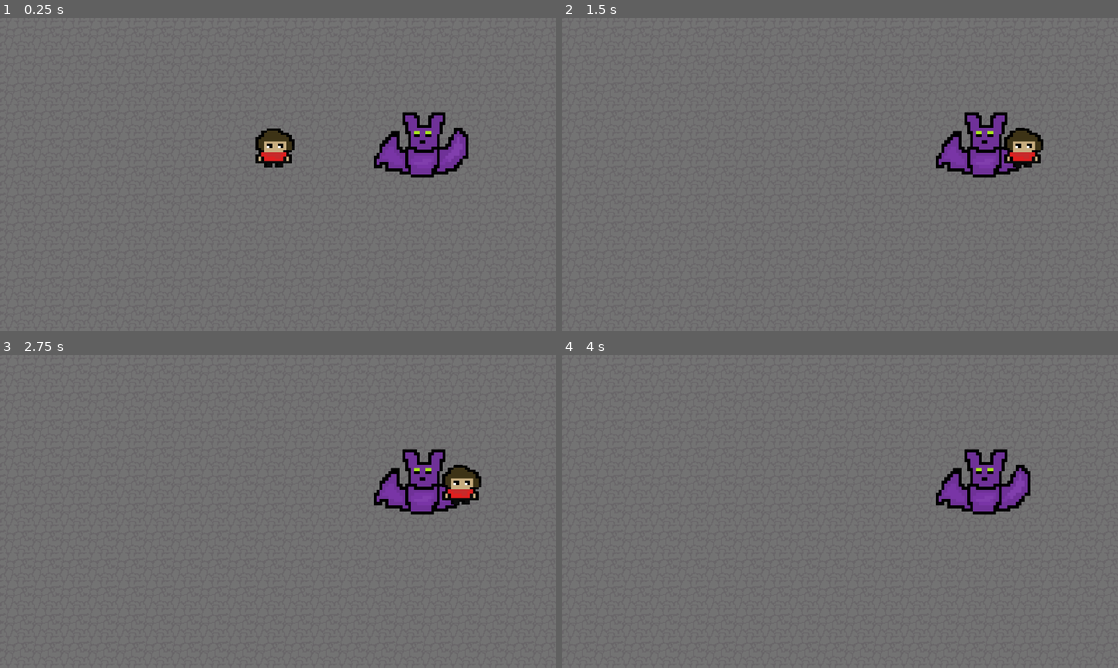
Above: before the commit, frames 1-4 (two rows, left to right).
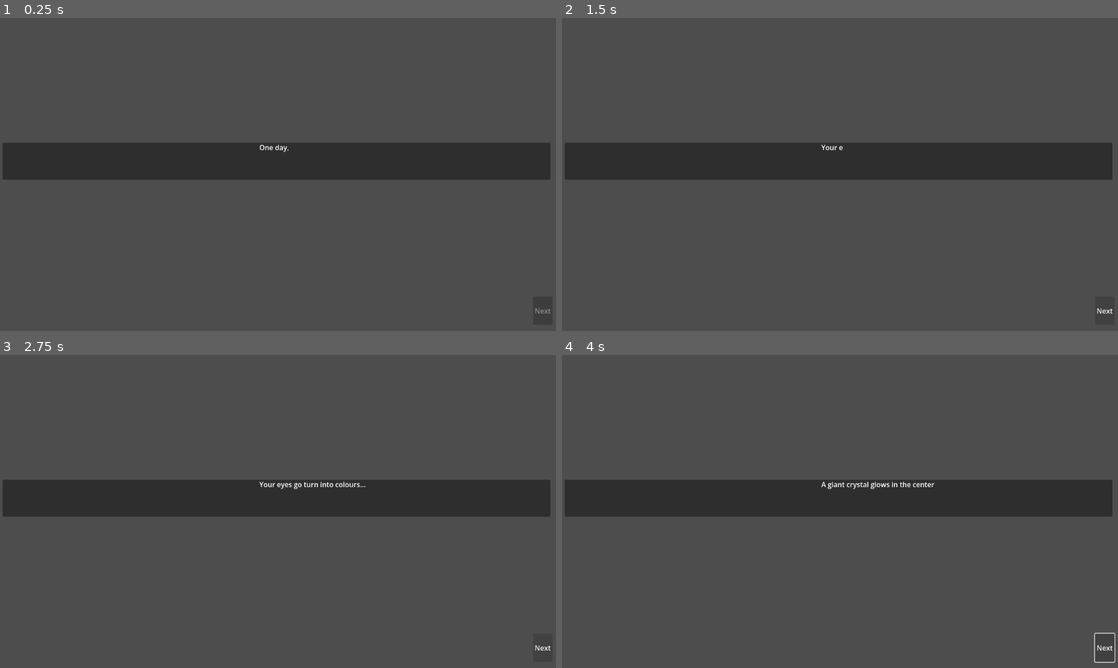
Above: after the commit, the same moments.

Repository: eyedecay/ember
Game: Godot game, scene res://scenes/control.tscn
Two runs of this game, one before a commit and one after it. Both use one fixed random seed, a clock stepped at 60 frames per second and the inputs below. Before the commit the project starts from res://scenes/game.tscn.
Inputs (mouse positions are in pixels of both pictures, inside the frame that each line leads up to):
- Up to frame 1 (0.25 s): no input
- Up to frame 2 (1.5 s): tap Enter at 0.5 s; hold Right (ui_right) 0.53-1.25 s; tap Alt at 0.6 s; click (1106, 312) at 1.25 s, where only the run after the commit has a clickable "Next"
- Up to frame 3 (2.75 s): click (544, 649) at 2 s, where only the run after the commit has a clickable "Next"
- Up to frame 4 (4 s): tap Space at 2.75 s; hold Down (ui_down) 2.78-3.53 s; tap Shift at 2.85 s; hold Right (ui_right) from 3.53 s (still down); tap Alt at 3.6 s

The runs differ from the first frame. In frame 1, 100% of the frame differs, in the area x 0-100%, y 0-100%; in frame 2, 100%; in frame 3, 100%; in frame 4, 100%.

Commit message:
FEAT: STARTING SCENE FINALLY AHH IT LOOKS SO BAD

Diff:
--- /dev/null
+++ b/control.gd
@@ -0,0 +1,65 @@
+extends Control
+
+#starting dialogue scene
+var dialogue = [
+	"One day, you have a dream...",
+	"Your eyes go turn into colours...",
+	"A giant crystal glows in the center of your view",
+	"Suddenly, your mind goes blank",
+]
+
+var index = 0
+var typing = false
+var char_delay = 0.02
+
+@onready var label = $Panel/Label
+@onready var next_button = $next_button
+
+func show_line(line_index):
+	"""
+	Shows line
+	Args:
+		line_index (int)
+	"""
+	typing = true
+	label.text = ""
+	var text = dialogue[line_index]
+	await typewriter(text)
+
+#typewriter effect
+func typewriter(text):
+	"""
+	Typewrite effect
+	Args:
+		text (str)
+	"""
+	for i in range(1, text.length() + 1):
+		label.text = text.substr(0,i)
+		await get_tree().create_timer(char_delay).timeout
+	typing = false
+	next_button.disabled = false
+func _ready():
+	"""
+	shows text
+	"""
+	if next_button == null:
+		push_error("UHH")
+	else:
+		print("AHH", next_button)
+	#next_button.disabled = true
+	show_line(index)
+
+func _on_next_button_pressed():
+	"""
+	moves on to game scene
+	"""
+	if typing:
+		label.text = dialogue[index]
+		next_button.disabled = false
+		typing = false
+		return
+	index += 1
+	if index < dialogue.size():
+		show_line(index)
+	else:
+		get_tree().change_scene_to_file("res://scenes/game.tscn")
--- a/project.godot
+++ b/project.godot
@@ -11,7 +11,7 @@
 [application]
 
 config/name="ember"
-run/main_scene="uid://bpaie7gjqnvmt"
+run/main_scene="uid://dvq6g8ln4roc8"
 config/features=PackedStringArray("4.6", "Forward Plus")
 config/icon="res://icon.svg"
 
--- /dev/null
+++ b/scenes/control.tscn
@@ -0,0 +1,49 @@
+[gd_scene format=3 uid="uid://dvq6g8ln4roc8"]
+
+[ext_resource type="Script" uid="uid://r5giqebefy0b" path="res://control.gd" id="1_5p55f"]
+
+[node name="Control" type="Control" unique_id=223256353]
+layout_mode = 3
+anchors_preset = 0
+offset_left = -21.0
+offset_right = 40.0
+offset_bottom = 40.0
+script = ExtResource("1_5p55f")
+
+[node name="Panel" type="Panel" parent="." unique_id=277329580]
+layout_mode = 1
+anchors_preset = -1
+anchor_right = 8.311001
+anchor_bottom = 3.331
+offset_left = 27.0
+offset_top = 287.0
+offset_right = 781.02893
+offset_bottom = 238.76
+
+[node name="Label" type="Label" parent="Panel" unique_id=692573129]
+z_index = 2
+layout_mode = 1
+anchors_preset = -1
+anchor_right = 1.6800001
+anchor_bottom = 1.4150001
+offset_left = 591.0
+offset_top = -1.0
+offset_right = -1104.48
+offset_bottom = 34.399994
+
+[node name="next_button" type="Button" parent="." unique_id=1417647880]
+layout_mode = 1
+anchors_preset = -1
+anchor_left = 0.5
+anchor_top = 0.38700002
+anchor_right = 0.5
+anchor_bottom = 0.77500004
+offset_left = 1217.5
+offset_top = 625.52
+offset_right = 1262.5
+offset_bottom = 675.0
+disabled = true
+text = "Next
+"
+
+[connection signal="pressed" from="next_button" to="." method="_on_next_button_pressed"]
--- a/scenes/guide.tscn
+++ b/scenes/guide.tscn
@@ -10,6 +10,6 @@
 shape = SubResource("CircleShape2D_0el4p")
 
 [node name="Sprite2D" type="Sprite2D" parent="." unique_id=764785137]
-position = Vector2(21, -8)
-scale = Vector2(1.0925926, 1.1041666)
+position = Vector2(23, -9)
+scale = Vector2(1.175926, 1.21875)
 texture = ExtResource("1_or254")
Not shown, added: control.gd.uid
